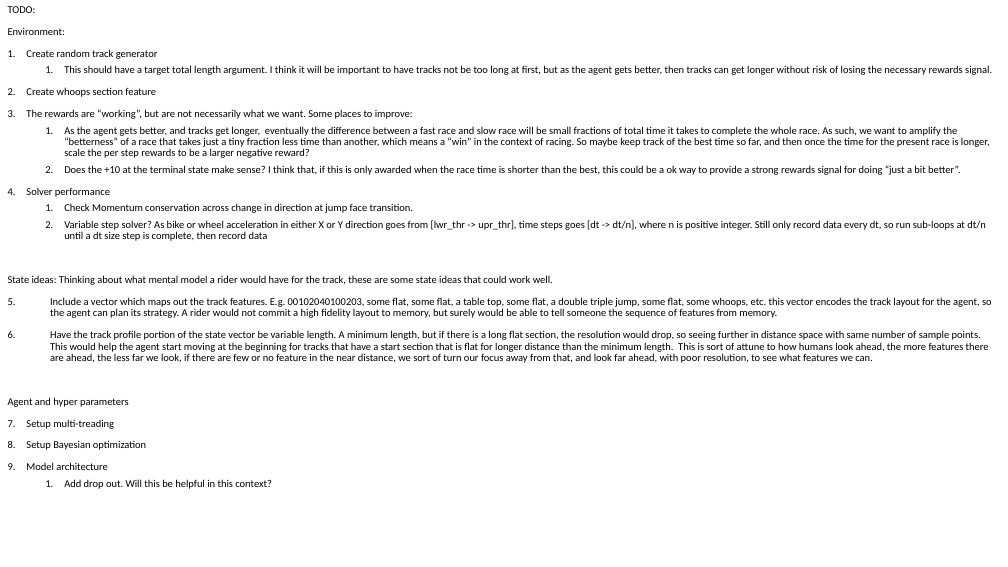
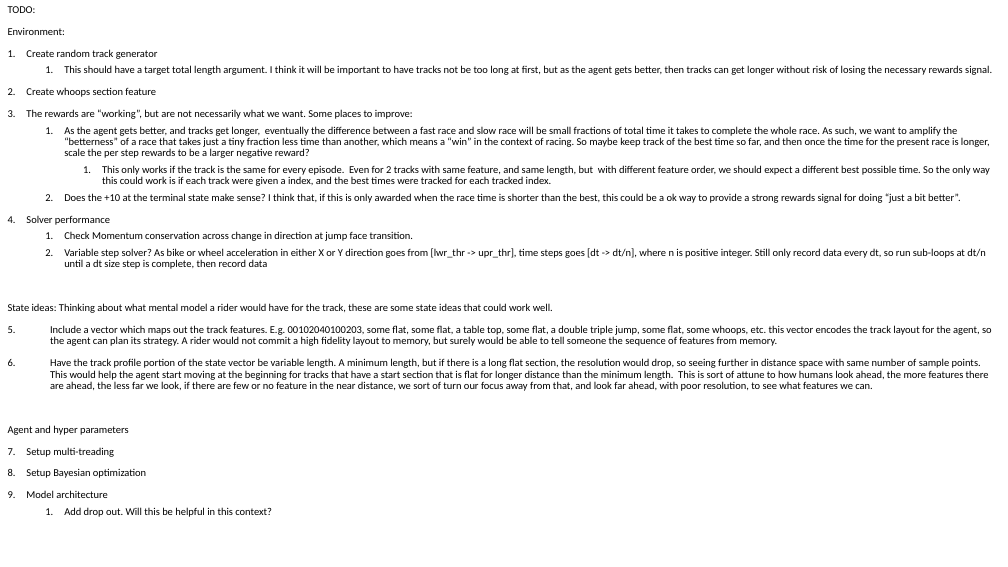
Before and after one commit to albensteinFMBA/Analytics-Demo, a slide deck: slide 15 of supercross_learner/supercross_project_readme.pptx (slide 14 before the commit). Drawn at 1008x567 pixels with LibreOffice and Linux fonts; fonts in the diff are those of the drawing. Boxes give left, top, right and bottom in pixels: in the first picture for what was removed or moved away, otherwise in the second. Text is boxed around its words. In the diff, an @@ line names an element or a change of style, - is before the commit and + after.

Commit message:
setup for env to run a set of tracks and improved reward
rewards scaled relative to if race was better than "best for this track" in env
env now accepts a dict of tracks, and select one at random for each episode
env tracks best time yet achieved for each "track" in env

```diff
--- a/supercross_learner/supercross_project_readme.pptx
+++ b/supercross_learner/supercross_project_readme.pptx
@@ text at (102,165,990,186): paragraph added @@
+    1. This only works if the track is the same for every episode. Even for 2 tracks with same feature, and same length, but with different feature order, we should expect a different best possible time. So the only way this could work is if each track were given a index, and the best times were tracked for each tracked index.
```
Also in this commit, not shown: 1 other slide changed, 1 slide added, 2 other files.
